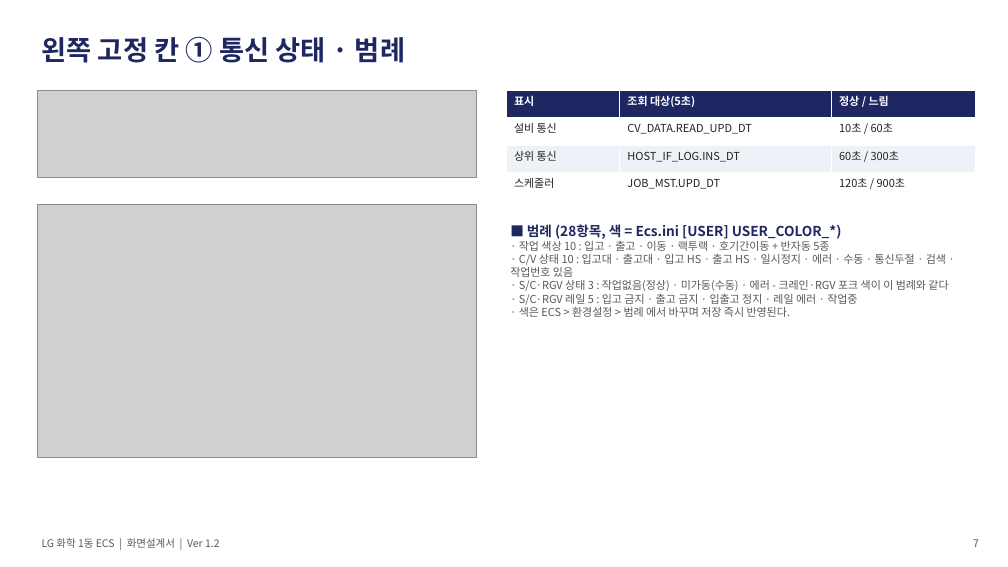
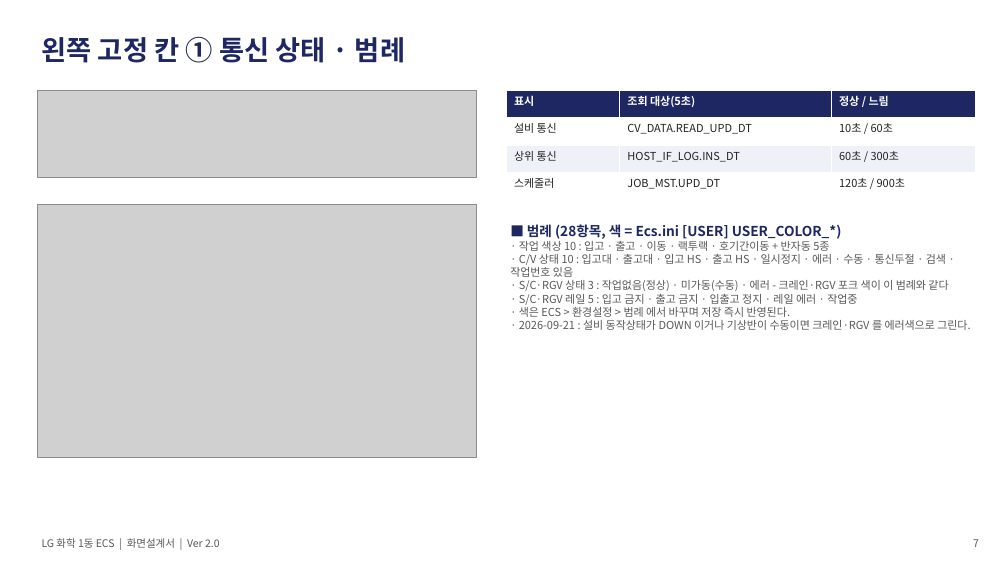
Before and after one commit to yeorijby-coder/LGLS_ALL, a slide deck: slide 7 of docs/산출물_20260921/06_ECS_화면설계서.pptx. Drawn at 1008x567 pixels with LibreOffice and Linux fonts; fonts in the diff are those of the drawing; grey boxes stand for pictures. Boxes give left, top, right and bottom in pixels: in the first picture for what was removed or moved away, otherwise in the second. Text is boxed around its words. In the diff, an @@ line names an element or a change of style, - is before the commit and + after.

```diff
--- a/docs/산출물_20260921/06_ECS_화면설계서.pptx
+++ b/docs/산출물_20260921/06_ECS_화면설계서.pptx
@@ text at bbox=[519, 320, 970, 330]: paragraph added @@
+· 2026-09-21 : 설비 동작상태가 DOWN 이거나 기상반이 수동이면 크레인·RGV 를 에러색으로 그린다.
@@ text at bbox=[42, 538, 220, 548]: text changed @@
-LG 화학 1동 ECS | 화면설계서 | Ver 1.2
+LG 화학 1동 ECS | 화면설계서 | Ver 2.0
```
Also in this commit, not shown: 26 other slides changed, 10 other files.
